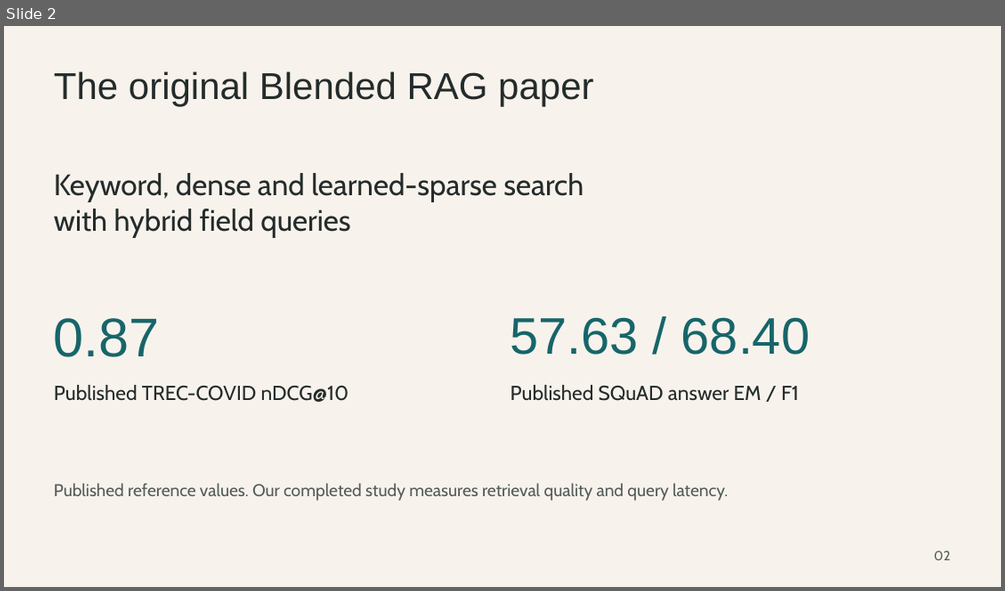
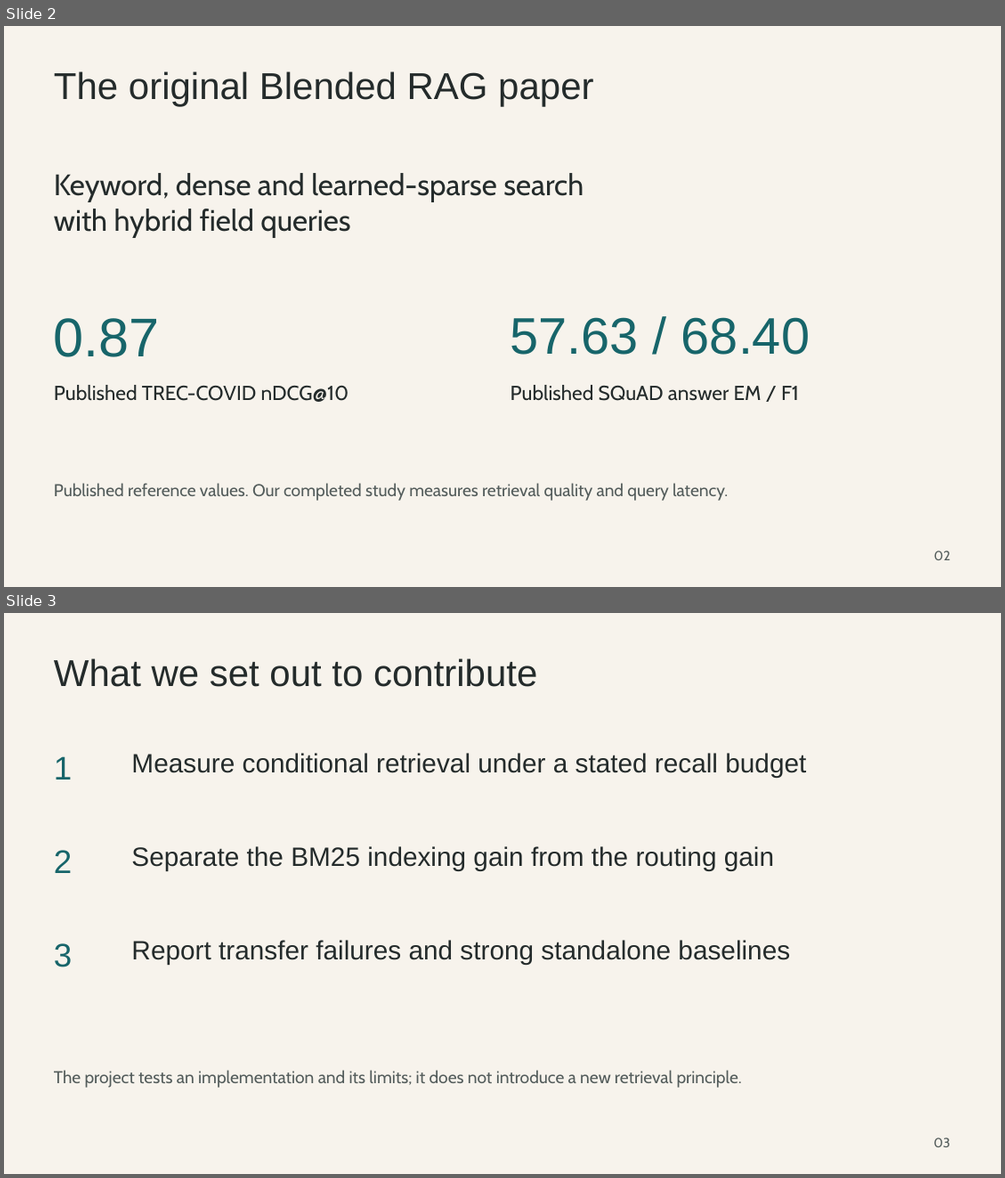
Before and after one commit to aliomar139/rag-research, a slide deck: docs/submission/research_presentation.pptx. Shown one above the other, each under a label of ours: slide 2 before the commit, slides 2 and 3 after it. The pictures are 1005x591 and 1005x1178 pixels, drawn with LibreOffice and Linux fonts; fonts in the diff are those of the drawing. Boxes give left, top, right and bottom in pixels: in the first picture for what was removed or moved away, otherwise in the second. Text is boxed around its words. In the diff, an @@ line names an element or a change of style, - is before the commit and + after.

```diff
--- a/docs/submission/research_presentation.pptx
+++ b/docs/submission/research_presentation.pptx
@@ slide 3 added at (4, 613, 1001, 1174), background #F7F3EC @@
@@ text added at (54, 658, 537, 687), 36 pt, text #242B2B @@
+What we set out to contribute
@@ text added at (54, 756, 72, 779), 31.5 pt, text #17656A @@
+1
@@ text added at (131, 753, 806, 777), 25.5 pt, text #242B2B @@
+Measure conditional retrieval under a stated recall budget
@@ text added at (54, 850, 72, 873), 31.5 pt, text #17656A @@
+2
@@ text added at (131, 846, 774, 870), 25.5 pt, text #242B2B @@
+Separate the BM25 indexing gain from the routing gain
@@ text added at (54, 943, 72, 967), 31.5 pt, text #17656A @@
+3
@@ text added at (131, 940, 790, 964), 25.5 pt, text #242B2B @@
+Report transfer failures and strong standalone baselines
@@ text added at (54, 1070, 742, 1087), 16.5 pt, text #535C5B @@
+The project tests an implementation and its limits; it does not introduce a new retrieval principle.
@@ text added at (933, 1137, 950, 1147), 12.8 pt, text #535C5B @@
+03
```
Also in this commit, not shown: 19 slides changed, 1 other slide added, 1 slide removed, 16 other files.
